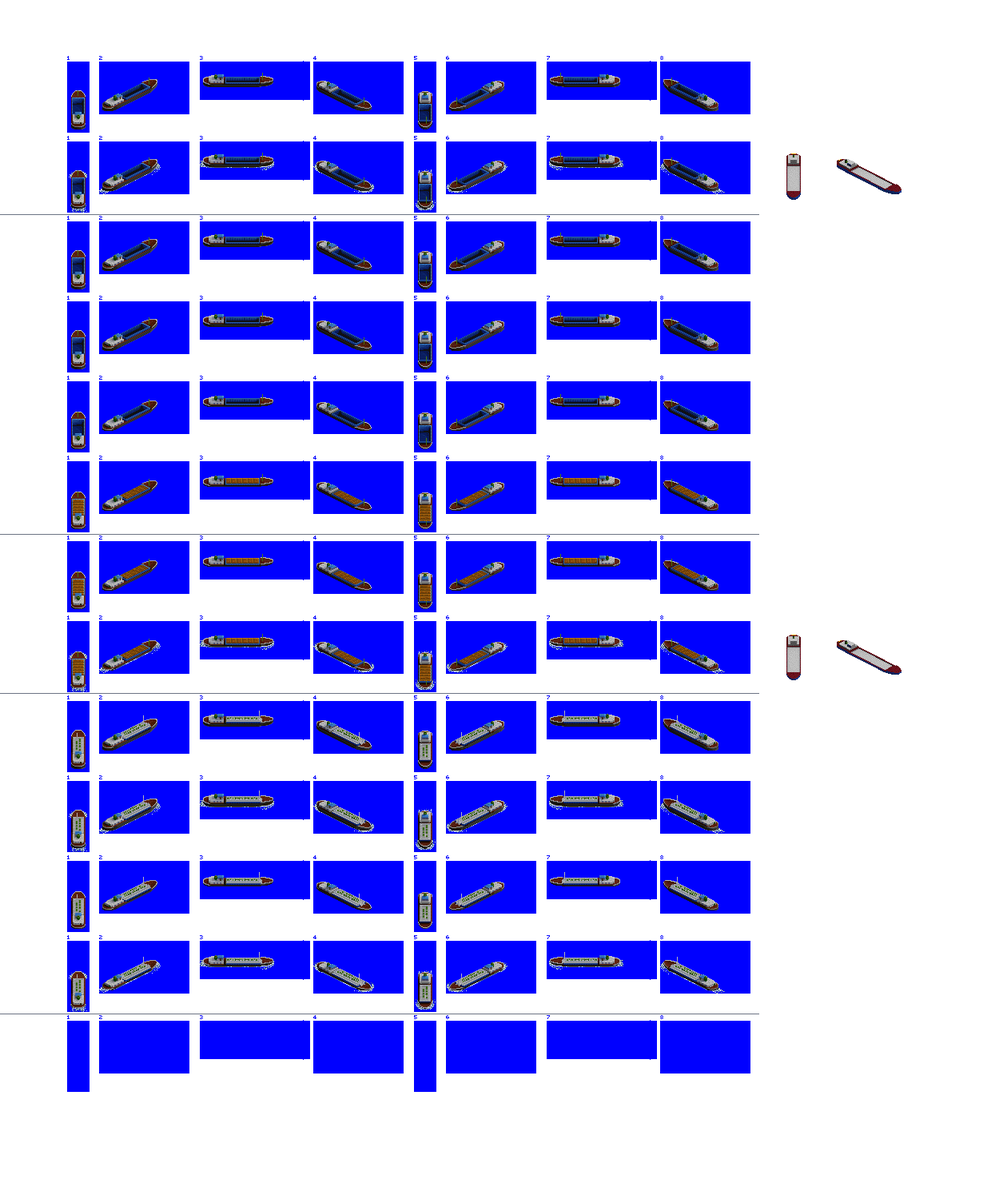
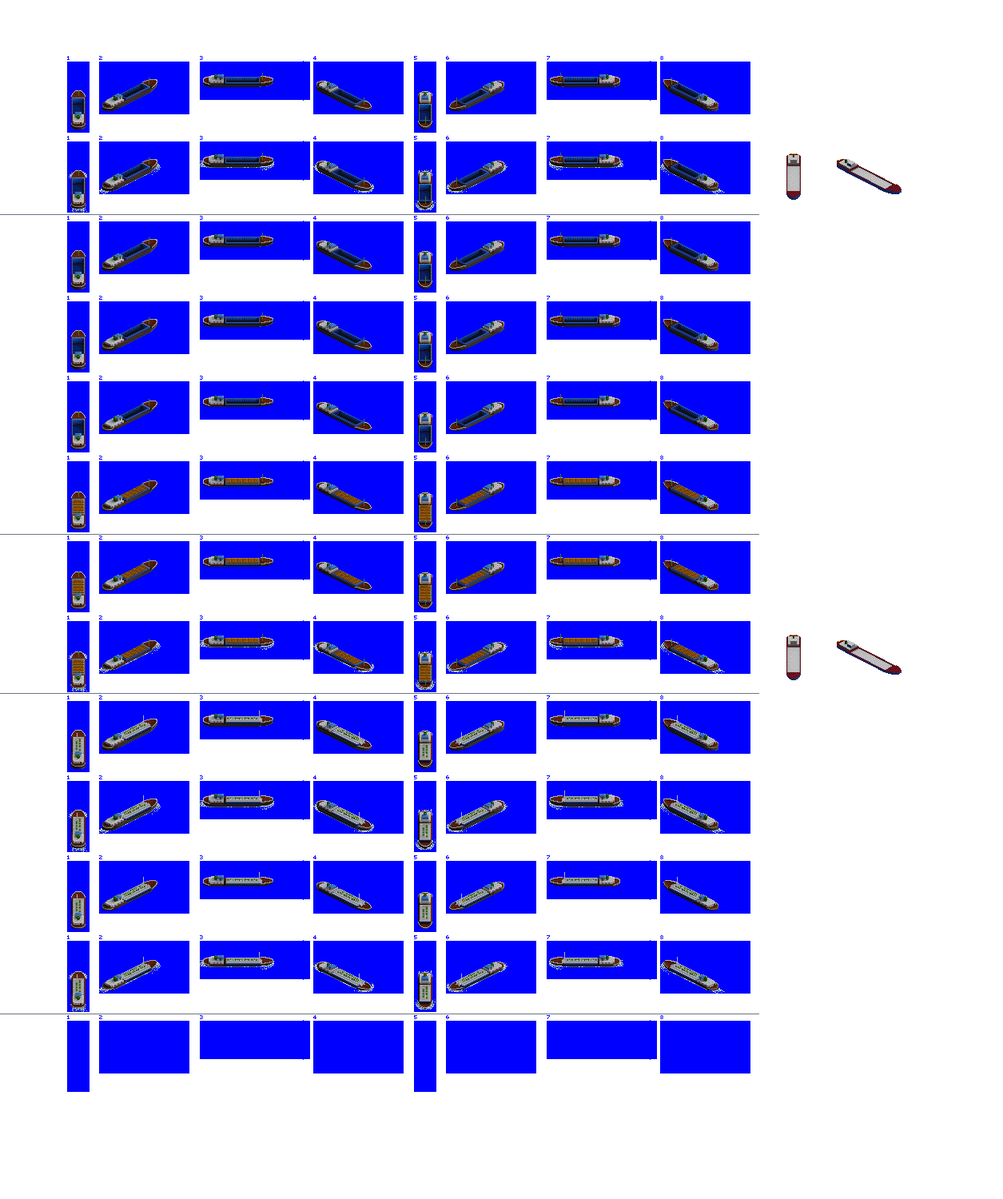
Layered file, before and after one edit (1003 x 1199). Changes by layer:
painted on "Layer 1" over <box>77,90,427,686</box>
